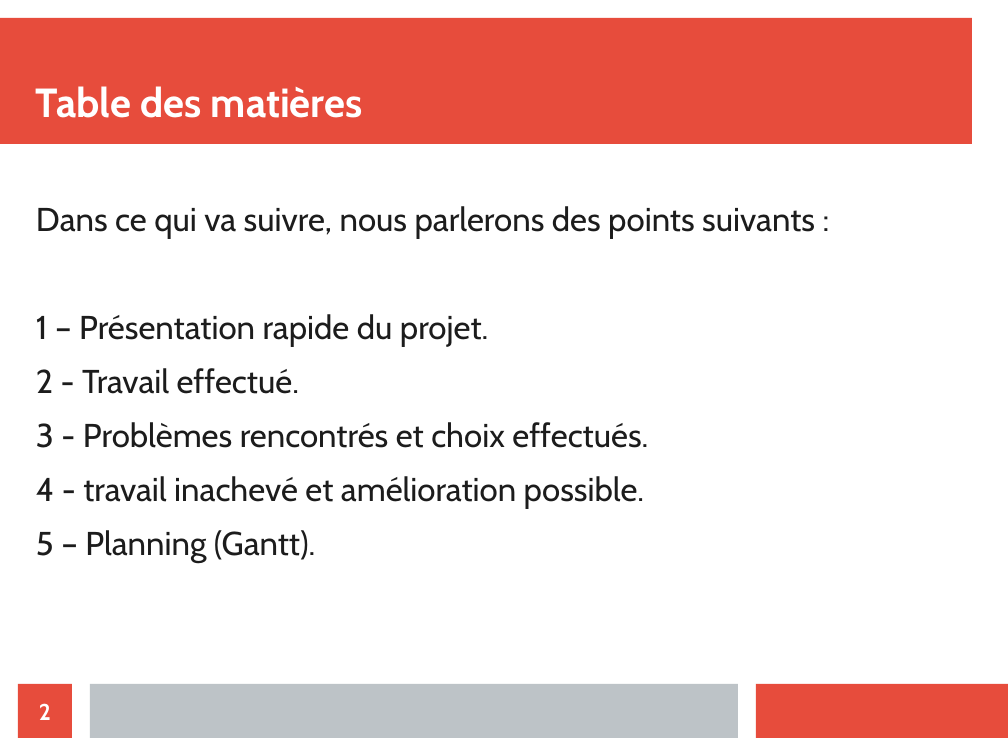
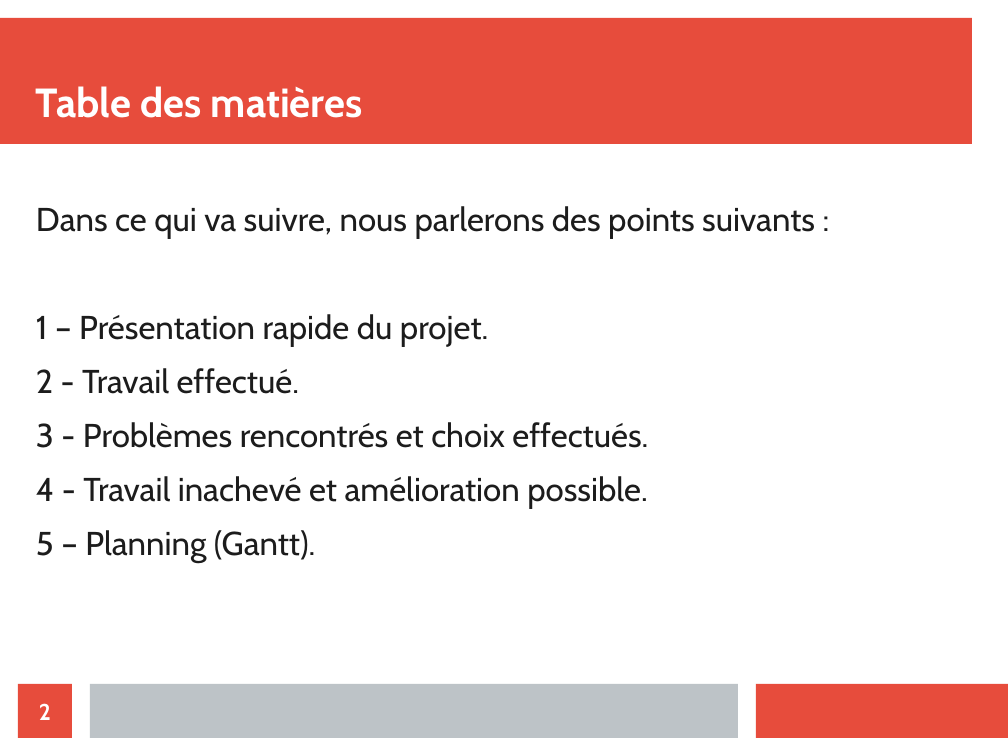
Before and after one commit to athmanmekh/AuttoPIlote-X-OPEN-PILOT, a slide deck: slide 2 of presentation/presentation 3/diapoPresentation (1).odp. Drawn at 1008x756 pixels with LibreOffice and Linux fonts; fonts in the diff are those of the drawing. Boxes give left, top, right and bottom in pixels: in the first picture for what was removed or moved away, otherwise in the second. Text is boxed around its words. In the diff, an @@ line names an element or a change of style, - is before the commit and + after.

```diff
--- a/presentation/presentation 3/diapoPresentation (1).odp
+++ b/presentation/presentation 3/diapoPresentation (1).odp
@@ text at (36,476,647,509): text changed @@
-4 - travail inachevé et amélioration possible.
+4 - Travail inachevé et amélioration possible.
```
Also in this commit, not shown: 2 other slides changed, 1 other file.
